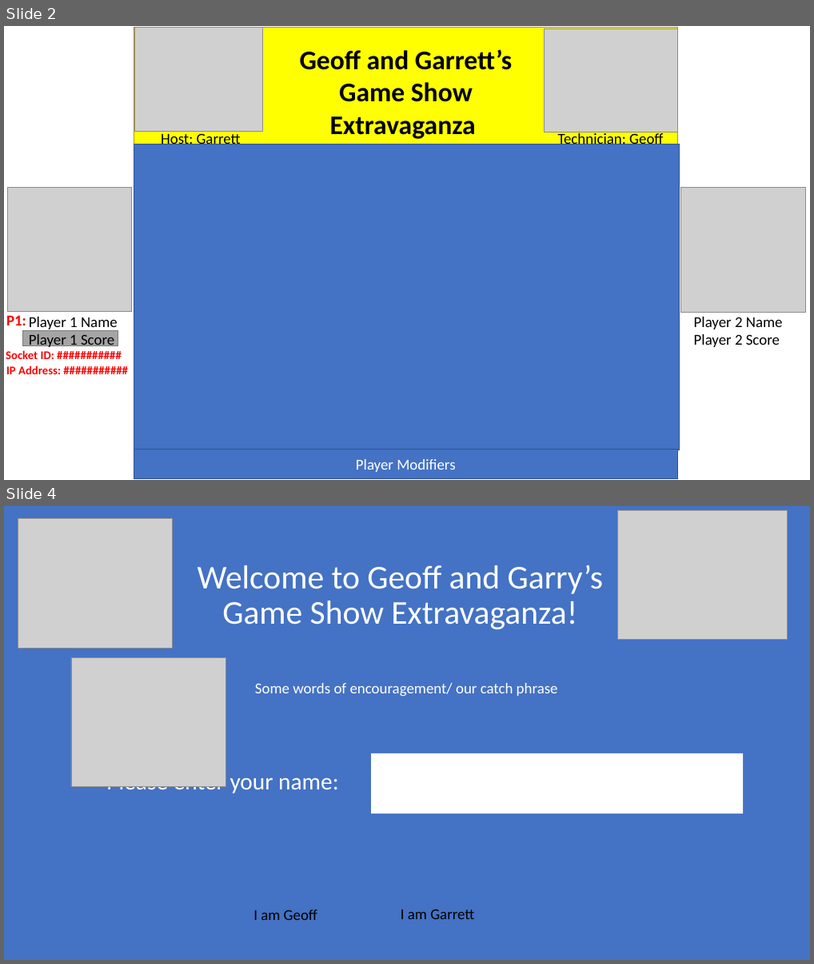
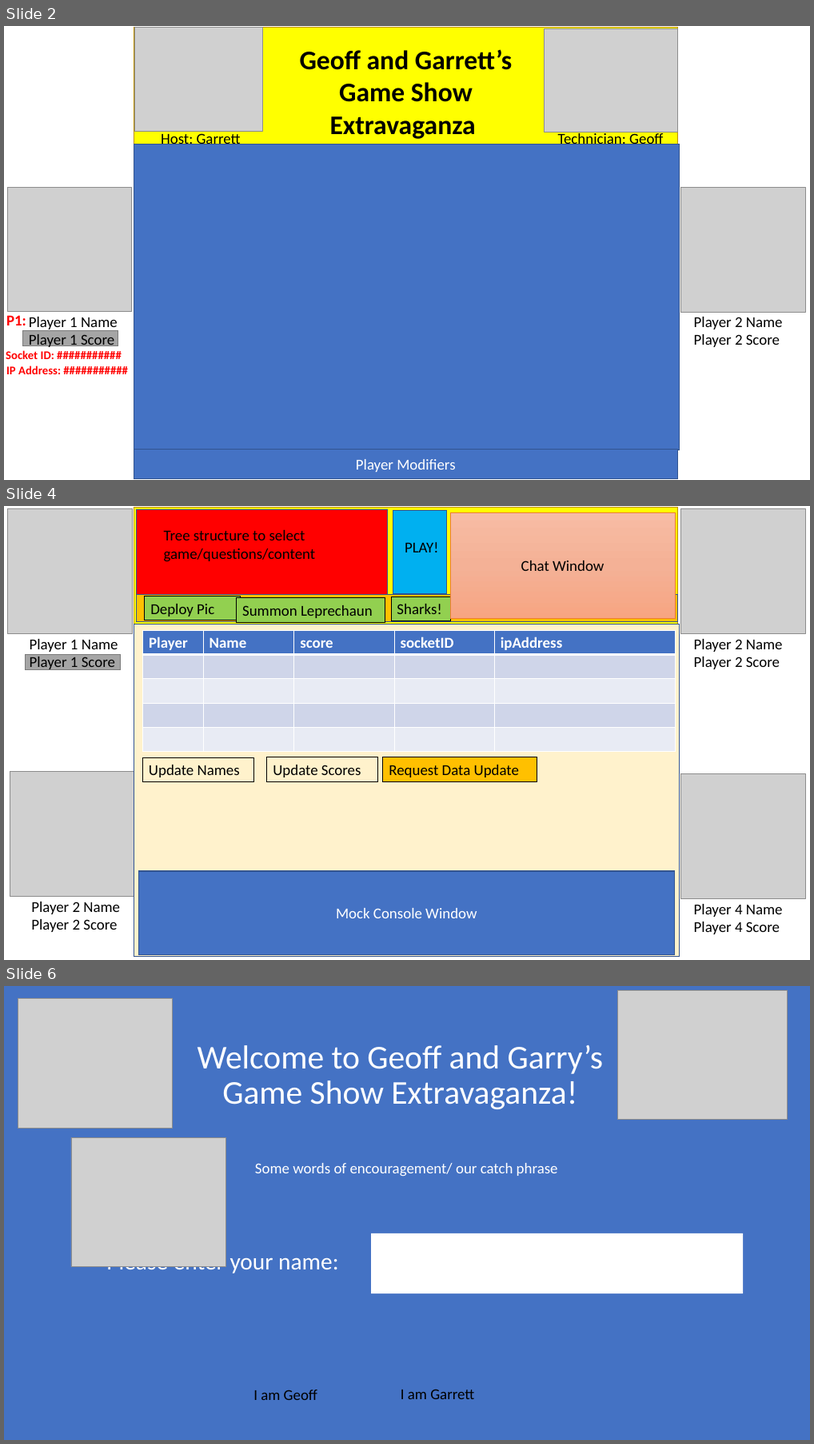
Before and after one commit to GeoffSpielman/Gameshow_Website, a slide deck: Not_Shared/Ideas.pptx. Shown one above the other, each under a label of ours: slides 2 and 4 before the commit, slides 2, 4 and 6 after it; the slides between them are not shown. The pictures are 814x964 and 814x1444 pixels, drawn with LibreOffice and Linux fonts; fonts in the diff are those of the drawing; grey boxes stand for pictures. Boxes give left, top, right and bottom in pixels: in the first picture for what was removed or moved away, otherwise in the second. Text is boxed around its words. In the diff, an @@ line names an element or a change of style, - is before the commit and + after.

Commit message:
Chat between host and technician is fully functional, only work remaining on chat is the scrolling

```diff
--- a/Not_Shared/Ideas.pptx
+++ b/Not_Shared/Ideas.pptx
@@ slide 4 added at [4,506,810,960], background #FFFFFF @@
@@ picture added at [8,509,132,634] @@
@@ rectangle added at [134,508,678,626], fill #FFFF00, outline #BD8E00 1 pt @@
@@ rectangle added at [137,510,387,595], fill #FF0000, outline #325491 1 pt @@
@@ rectangle added at [393,510,447,594], fill #00B0F0, outline #325491 1 pt @@
@@ rectangle added at [450,512,676,618], fill gradient #F7BDA5 to #F5B196 to #F8A582, outline #ED7D31 0.5 pt, 18 pt, text #000000 @@
+Chat Window
@@ picture added at [682,509,806,634] @@
@@ text added at [164,530,316,562], 18 pt, text #000000 @@
+Tree structure to select game/questions/content
@@ text added at [405,542,439,552], 18 pt, text #000000 @@
+PLAY!
@@ rectangle added at [137,595,678,621], fill #FFC000, outline #325491 1 pt @@
@@ rectangle added at [145,596,241,620], fill #92D050, outline #000000 0.75 pt, 18 pt, text #000000 @@
+Deploy Pic
@@ rectangle added at [237,598,386,622], fill #92D050, outline #000000 0.75 pt, 18 pt, text #000000 @@
+Summon Leprechaun
@@ rectangle added at [391,596,450,621], fill #92D050, outline #000000 0.75 pt, 18 pt, text #000000 @@
+Sharks!
@@ rectangle added at [134,624,680,956], fill #FFF2CC, outline #325491 1 pt @@
@@ text added at [30,639,118,652], 18 pt, text #000000 @@
+Player 1 Name
@@ table added at [143,630,677,751], 5 rows, 5 columns @@
+Player | Name | score | socketID | ipAddress
+ |  |  |  | 
+ |  |  |  | 
+ |  |  |  | 
+ |  |  |  | 
@@ text added at [694,639,783,652], 18 pt, text #000000 @@
+Player 2 Name
@@ rectangle added at [25,654,120,669], fill #A5A5A5, outline #7A7A7A 1 pt @@
@@ text added at [30,654,115,671], 18 pt, text #000000 @@
+Player 1 Score
@@ text added at [694,656,780,669], 18 pt, text #000000 @@
+Player 2 Score
@@ rectangle added at [143,757,254,781], outline #000000 0.75 pt, 18 pt, text #000000 @@
+Update Names
@@ rectangle added at [267,757,378,781], outline #000000 0.75 pt, 18 pt, text #000000 @@
+Update Scores
@@ rectangle added at [383,757,537,781], fill #FFC000, outline #000000 0.75 pt, 18 pt, text #000000 @@
+Request Data Update
@@ picture added at [10,772,134,896] @@
@@ picture added at [682,774,806,899] @@
@@ rectangle added at [139,871,675,955], fill #4472C4, outline #325491 1 pt, 18 pt, text #FFFFFF @@
+Mock Console Window
@@ text added at [31,901,120,914], 18 pt, text #000000 @@
+Player 2 Name
@@ text added at [694,904,783,916], 18 pt, text #000000 @@
+Player 4 Name
@@ text added at [31,919,117,932], 18 pt, text #000000 @@
+Player 2 Score
@@ text added at [694,921,780,934], 18 pt, text #000000 @@
+Player 4 Score
@@ what was slide 4 is now slide 6 @@
```
Also in this commit, not shown: 3 slides changed, 5 other slides added, 24 other files.
